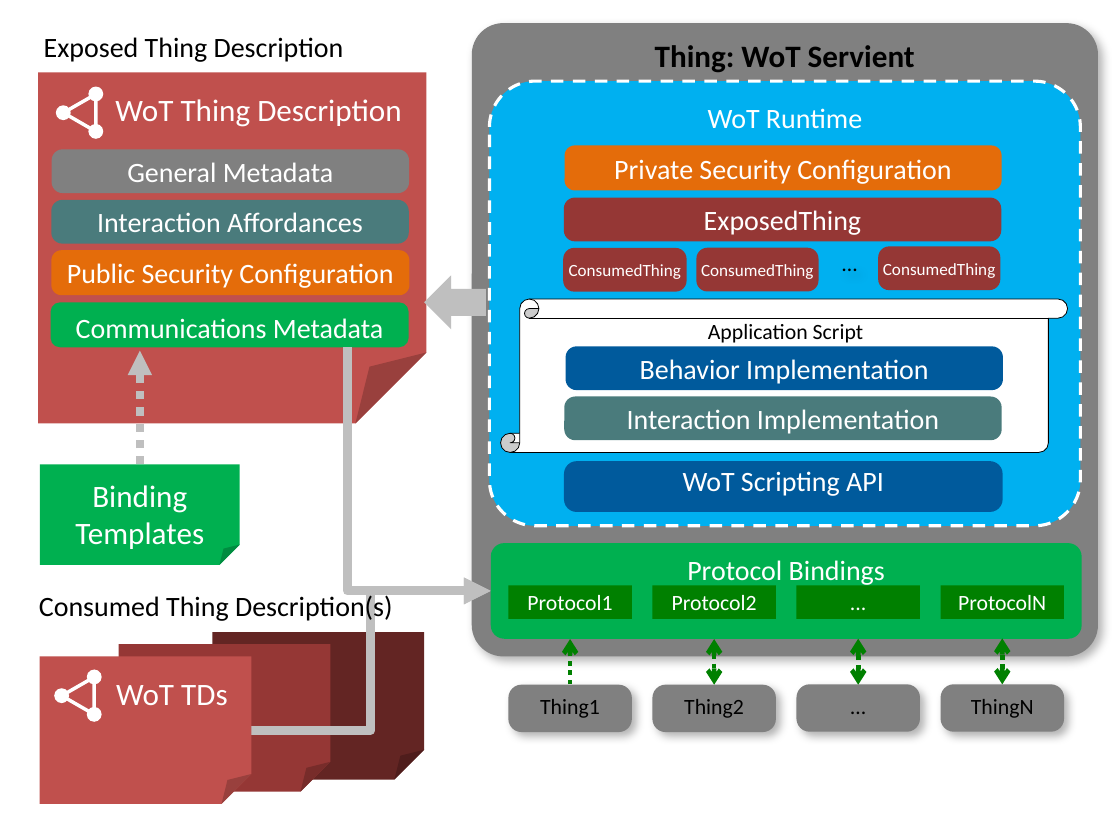
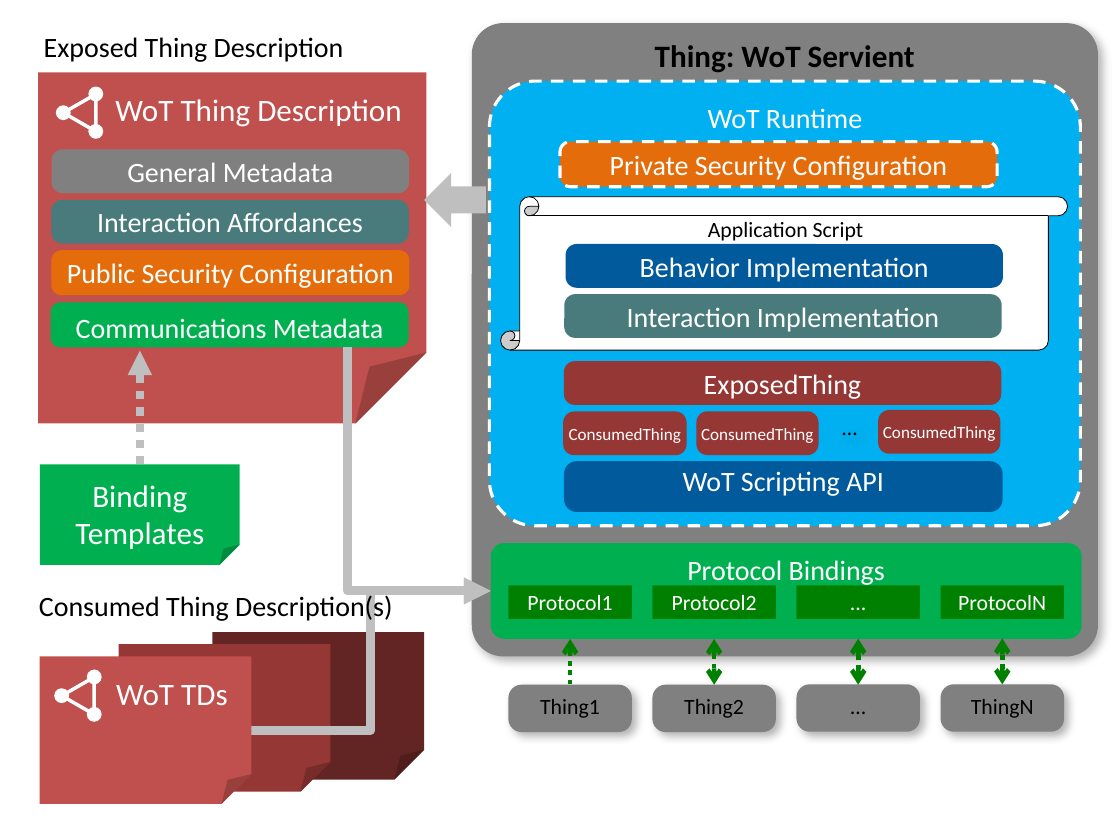
Before and after one commit to w3c/wot-architecture, a slide deck: slide 5 of images/wot-architecture-figures-new.pptx (slide 4 before the commit). Drawn at 1120x840 pixels with LibreOffice and Linux fonts; fonts in the diff are those of the drawing. Boxes give left, top, right and bottom in pixels: in the first picture for what was removed or moved away, otherwise in the second. Text is boxed around its words. In the diff, an @@ line names an element or a change of style, - is before the commit and + after.

```diff
--- a/images/wot-architecture-figures-new.pptx
+++ b/images/wot-architecture-figures-new.pptx
@@ rounded rectangle "Private Security Configuration": place and size @@
-rounded rectangle "Private Security Configuration" at [564,146,1001,190]
+rounded rectangle "Private Security Configuration" at [560,141,997,186]
@@ rounded rectangle "Private Security Configuration" at [560,141,997,186]: outline none to #FFFFFF 2 pt dashed @@
@@ 2 rounded rectangles, 1 text, 1 vertical scroll, 1 down arrow: place and size @@
-2 rounded rectangles, 1 text, 1 vertical scroll, 1 down arrow at [424,275,1067,452]
+2 rounded rectangles, 1 text, 1 vertical scroll, 1 down arrow at [424,173,1067,351]
@@ 4 rounded rectangles, 1 text: place and size @@
-4 rounded rectangles, 1 text at [563,197,1001,291]
+4 rounded rectangles, 1 text at [563,362,1001,455]
```
Also in this commit, not shown: 2 other slides changed, 2 slides added, 4 other files.
